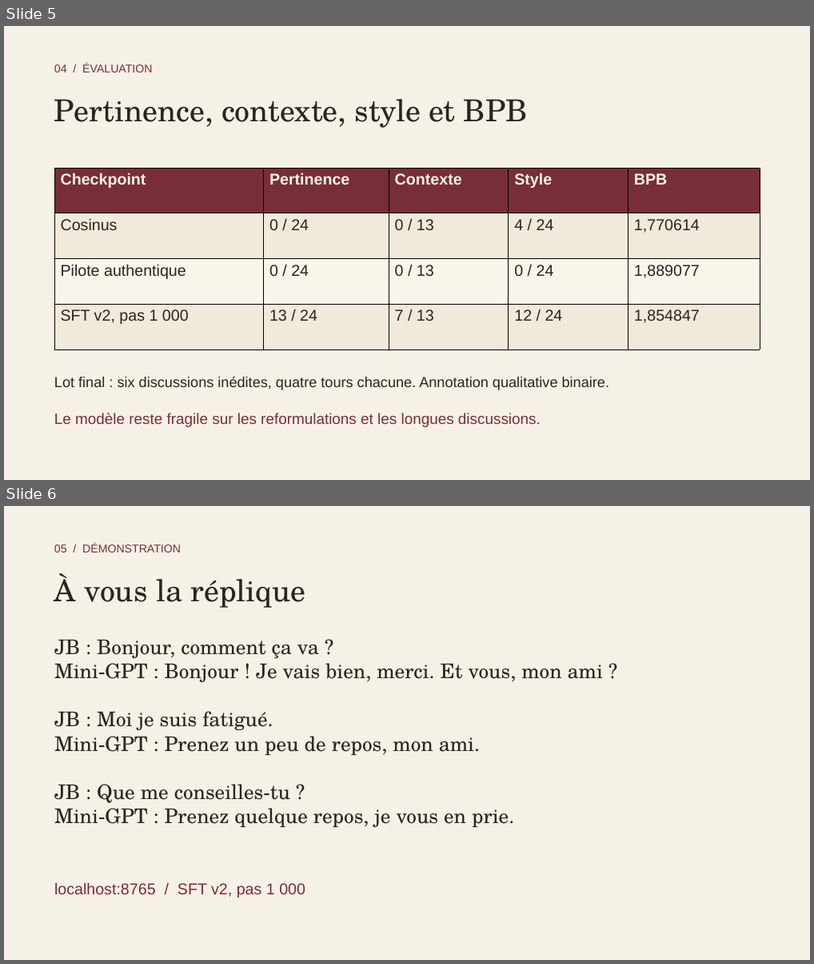
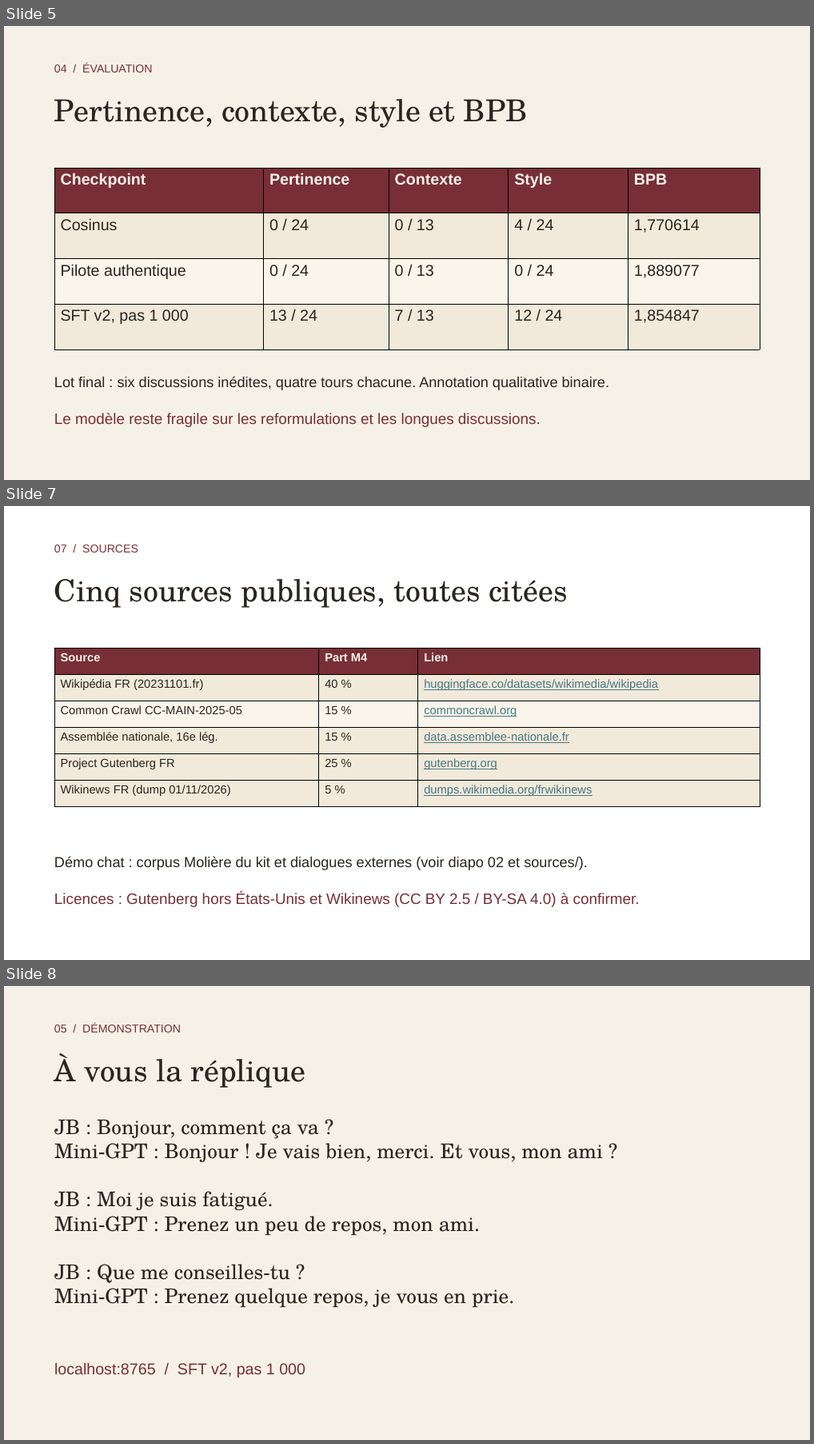
Before and after one commit to MatisseGrl/piscine_Lab, a slide deck: report/Feed-the-Beast-demo.pptx. Shown one above the other, each under a label of ours: slides 5 and 6 before the commit, slides 5, 7 and 8 after it; the slides between them are not shown. The pictures are 814x964 and 814x1444 pixels, drawn with LibreOffice and Linux fonts; fonts in the diff are those of the drawing. Boxes give left, top, right and bottom in pixels: in the first picture for what was removed or moved away, otherwise in the second. Text is boxed around its words. In the diff, an @@ line names an element or a change of style, - is before the commit and + after.

Commit message:
Add source-mix ablation and sources slides to deck

```diff
--- a/report/Feed-the-Beast-demo.pptx
+++ b/report/Feed-the-Beast-demo.pptx
@@ slide 7 added at <box>4,506,810,960</box>, background #FFFFFF @@
@@ text added at <box>54,544,138,552</box>, 13.5 pt, text #782E36 @@
+07 / SOURCES
@@ text added at <box>54,579,568,608</box>, 36 pt, text #29251F @@
+Cinq sources publiques, toutes citées
@@ table added at <box>54,648,759,806</box>, 6 rows, 3 columns @@
+Source | Part M4 | Lien
+Wikipédia FR (20231101.fr) | 40 % | huggingface.co/datasets/wikimedia/wikipedia
+Common Crawl CC-MAIN-2025-05 | 15 % | commoncrawl.org
+Assemblée nationale, 16e lég. | 15 % | data.assemblee-nationale.fr
+Project Gutenberg FR | 25 % | gutenberg.org
+Wikinews FR (dump 01/11/2026) | 5 % | dumps.wikimedia.org/frwikinews
@@ text added at <box>54,856,588,870</box>, 17.2 pt, text #29251F @@
+Démo chat : corpus Molière du kit et dialogues externes (voir diapo 02 et sources/).
@@ text added at <box>54,892,640,907</box>, 18 pt, text #782E36 @@
+Licences : Gutenberg hors États-Unis et Wikinews (CC BY 2.5 / BY-SA 4.0) à confirmer.
@@ what was slide 6 is now slide 8 @@
```
Also in this commit, not shown: 1 other slide added.
